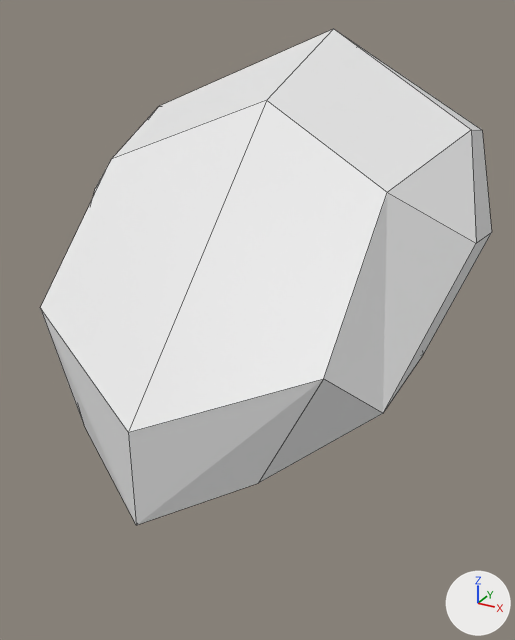
A saved change to the Blender file Enemies/Landmite.blend.
The view is the same before and after, from a 50 mm camera at (1.98, -3.16, 1.07) aimed at (0.11, 0.25, -0.63). Arrows for +X, +Y and +Z are at lower right; the lights stay in place. Mesh edges are drawn as thin lines.

Script lines for the objects in view, before the commit:
```python
me_circle = bpy.data.meshes.new('Circle')
me_circle.from_pydata(...)  # 28 vertices, 22 faces; spans x 0.0..1.27, y -0.86..2.27, z -1.39..0.94
# before: 10 (0.0, 1.95, 0.81) at pixel (359, 46)
ob_body = bpy.data.objects.new('Body', me_circle)
ob_body.location = (0.0, 0.0, 0.0)
_m = ob_body.modifiers.new('Mirror', 'MIRROR')
_m.use_clip = True
```
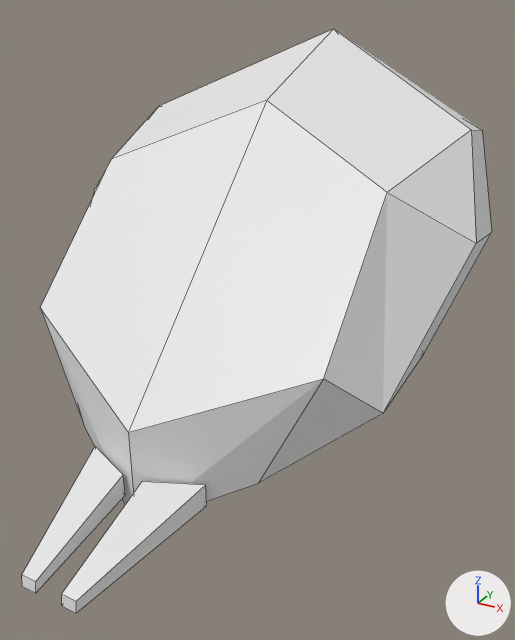
Commit message: Landmite Fangs

Changed parts and their boxes [x1, y1, x2, y2] in the pictures (515 x 640 px; the box of a moved part takes in the faces that stretch with it):
```json
{"object": "Body", "change": "reshaped", "before": [40, 29, 492, 525], "after": [22, 29, 492, 613], "on screen": "18% taller"}
{"part": 1, "of": "me_circle", "change": "moved or reshaped", "before": [337, 31, 482, 130], "after": [337, 31, 482, 130]}
{"part": 2, "of": "me_circle", "change": "added", "after": [22, 446, 207, 613]}
```

The change, as JSON lines over the scene's bpy script:
```json
{"block": "me_circle", "where": "me_circle.from_pydata(...)  # 28 vertices, 22 faces; spans x 0.0..1.27, y -0.86..2.27, z -1.39..0.94"}
{"block": "me_circle", "where": "# used by ob_body; location = (0.0, 0.0, 0.0)"}
{"block": "me_circle", "where": "# verts and faces of me_circle; kept vertices keep their numbers, new ones are numbered from 28"}
{"block": "me_circle", "change": "me_circle part 1"}
{"op": "add", "block": "me_circle", "code": "verts[10] = (0.0, 1.92, 0.75)  # moved"}
{"block": "me_circle", "change": "me_circle part 2"}
{"op": "add", "block": "me_circle", "code": "verts[28] = (0.08, -1.48, -1.35)  # pixel (61, 605)"}
{"op": "add", "block": "me_circle", "code": "verts[29] = (0.08, -1.47, -1.29)  # pixel (61, 593)"}
{"op": "add", "block": "me_circle", "code": "verts[30] = (0.06, -0.85, -1.23)"}
{"op": "add", "block": "me_circle", "code": "verts[31] = (0.06, -0.85, -1.1)  # pixel (142, 481)"}
{"op": "add", "block": "me_circle", "code": "verts[32] = (0.16, -1.48, -1.35)  # pixel (76, 613)"}
{"op": "add", "block": "me_circle", "code": "verts[33] = (0.16, -1.47, -1.29)  # pixel (76, 601)"}
{"op": "add", "block": "me_circle", "code": "verts[34] = (0.35, -0.72, -1.23)  # pixel (206, 505)"}
{"op": "add", "block": "me_circle", "code": "verts[35] = (0.35, -0.72, -1.1)  # pixel (205, 484)"}
{"op": "add", "block": "me_circle", "code": "faces += [(28, 29, 31, 30), (30, 31, 35, 34), (32, 34, 35, 33), (28, 32, 33, 29), (28, 30, 34, 32), (29, 33, 35, 31)]"}
```
